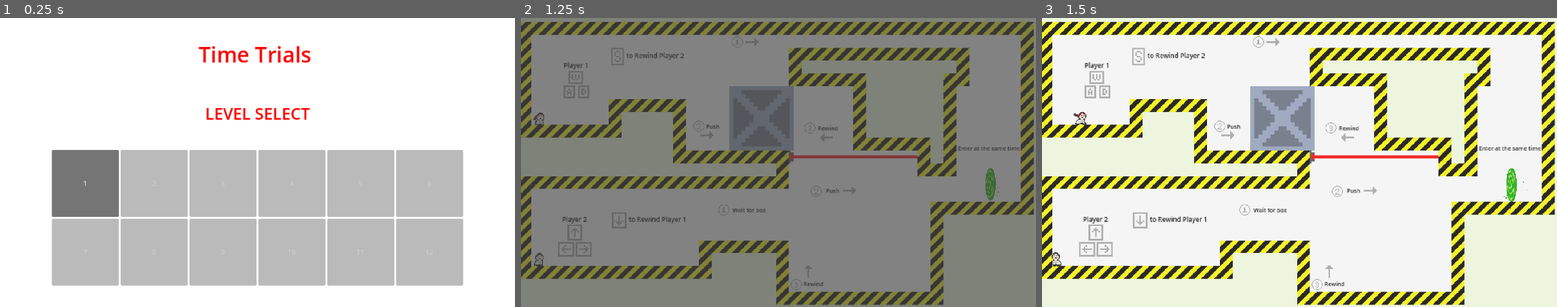
Above: before the commit, frames 1-3 (left to right).
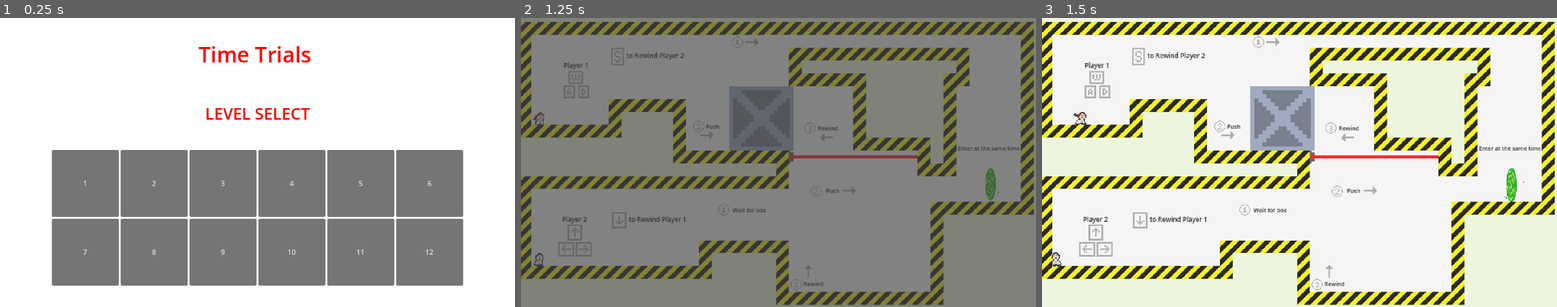
Above: after the commit, the same moments.

Repository: yayyayyayyayyay/Game
Game: Godot game, scene res://scenes/level_select.tscn
The game is run twice, just before and just after one commit, with the same random seed, the same clock (stepped at 60 frames per second) and the same inputs.
Inputs (mouse positions are in pixels of both pictures, inside the frame that each line leads up to):
- Up to frame 1 (0.25 s): no input
- Up to frame 2 (1.25 s): click "1" at 0.5 s
- Up to frame 3 (1.5 s): move the mouse to (1412, 148) at 1.27 s; hold D (move_right1) from 1.28 s (still down); tap Left (move_left2) at 1.35 s

The runs differ from the first frame. In frame 1, 33% of the frame differs, in the area x 10-90%, y 45-93%; in frame 2, nothing differs; in frame 3, nothing differs.

Commit message:
export
exe

Diff:
--- a/scripts/GameManager.gd
+++ b/scripts/GameManager.gd
@@ -10,14 +10,14 @@
 	"res://scenes/level_5.tscn",
 	"res://scenes/level_6.tscn",
 	"res://scenes/level_7.tscn",
-	"res://scenes/level_8.tscn",
-	"res://scenes/level_9.tscn",
+	"dradwes://scenes/level_8.tscn",
+	"res:dd//scenes/level_9.tscn",
 	"res://scenes/level_10.tscn",
 	"res://scenes/level_11.tscn",
 	"res://scenes/level_12.tscn"
 ]
 
-var unlocked_levels := 1
+var unlocked_levels := 12
 
 
 func get_current_level_path():
Not shown, added: TimeTrials.apple-touch-icon.png.import
Not shown, added: TimeTrials.icon.png.import
Not shown, added: TimeTrials.png.import
Not shown, changed: export_presets.cfg
Not shown, added: TimeTrials.console.exe
Not shown, added: TimeTrials.exe
Not shown, changed: TimeTrials.pck
